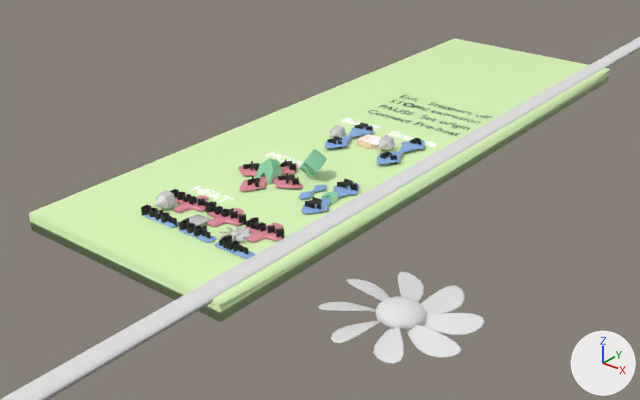
The Blender file resources/gui_UI.blend: old version first, new version second.
Rendered twice from a 50 mm camera at (60.2, -66.3, 40.6) aimed at (0.2, 8.6, -5.9). Lighting does not change. The marker at lower right points along +X, +Y and +Z. Text is drawn in Blender's own font.

Script lines for the objects in view, before the commit:
```python
ob_plane_003 = bpy.data.objects.new('Plane.003', me_plane_004)
ob_plane_003.location = (26.16, -13.0, -0.97)
ob_text_014 = bpy.data.objects.new('Text.014', txt_text_015)
ob_text_014.location = (0.07, 17.1, -0.03)
ob_text_014.scale = (1.91, 1.91, 1.91)
ob_text_015 = bpy.data.objects.new('Text.015', txt_text_016)
ob_text_015.location = (0.07, 11.41, -0.03)
ob_text_015.scale = (1.91, 1.91, 1.91)
ob_text_016 = bpy.data.objects.new('Text.016', txt_text_017)
ob_text_016.location = (7.77, 17.1, -0.03)
ob_text_016.scale = (1.91, 1.91, 1.91)
ob_text_017 = bpy.data.objects.new('Text.017', txt_text_018)
ob_text_017.location = (7.77, 11.41, -0.03)
ob_text_017.scale = (1.91, 1.91, 1.91)
ob_text_018 = bpy.data.objects.new('Text.018', txt_text_019)
ob_text_018.location = (8.76, 2.31, -0.03)
ob_text_018.scale = (1.91, 1.91, 1.91)
ob_text_019 = bpy.data.objects.new('Text.019', txt_text_020)
ob_text_019.location = (8.76, -3.39, -0.03)
ob_text_019.scale = (1.91, 1.91, 1.91)
ob_text_020 = bpy.data.objects.new('Text.020', txt_text_021)
ob_text_020.location = (0.25, 2.31, -0.03)
ob_text_020.scale = (1.91, 1.91, 1.91)
ob_text_021 = bpy.data.objects.new('Text.021', txt_text_022)
ob_text_021.location = (0.25, -3.39, -0.03)
ob_text_021.scale = (1.91, 1.91, 1.91)
# also in view: 'Cube.009' at (11.7, 0.3, -0.1); 'Sphere' at (26.2, -13.0, -0.4); 'Cube.001' at (0.0, 20.1, -1.1)
```
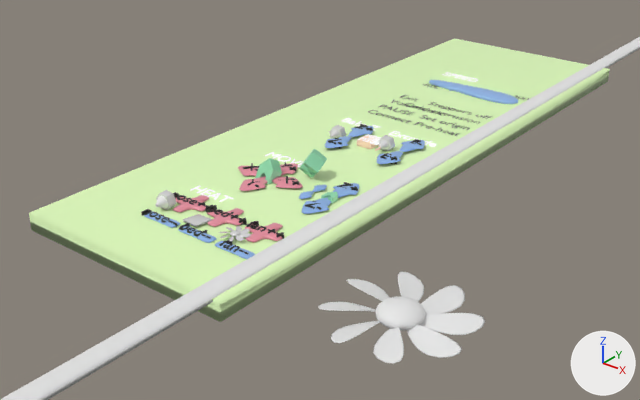
Patch to the scene script:
```diff
--- a/resources/gui_UI.blend.py
+++ b/resources/gui_UI.blend.py
@@ txt_text_012 @@
+txt_text_012 = bpy.data.curves.new('Text.012', 'FONT')
+txt_text_012.body = 'SPEED'
+txt_text_012.materials.append(mat_material_003)  # white #ffffff
+txt_text_012.bevel_resolution = 0
+txt_text_012.extrude = 0.09
+txt_text_012.bevel_depth = 0.003
+txt_text_012.size = 2.454
@@ ob_text_014 @@
 ob_text_014 = bpy.data.objects.new('Text.014', txt_text_015)
-ob_text_014.location = (0.07, 17.1, -0.03)
+ob_text_014.location = (0.07, 17.1, -0.25)
 ob_text_014.scale = (1.91, 1.91, 1.91)
@@ ob_text_015 @@
 ob_text_015 = bpy.data.objects.new('Text.015', txt_text_016)
-ob_text_015.location = (0.07, 11.41, -0.03)
+ob_text_015.location = (0.07, 11.41, -0.25)
 ob_text_015.scale = (1.91, 1.91, 1.91)
@@ ob_text_016 @@
 ob_text_016 = bpy.data.objects.new('Text.016', txt_text_017)
-ob_text_016.location = (7.77, 17.1, -0.03)
+ob_text_016.location = (7.77, 17.1, -0.25)
 ob_text_016.scale = (1.91, 1.91, 1.91)
@@ ob_text_017 @@
 ob_text_017 = bpy.data.objects.new('Text.017', txt_text_018)
-ob_text_017.location = (7.77, 11.41, -0.03)
+ob_text_017.location = (7.77, 11.41, -0.25)
 ob_text_017.scale = (1.91, 1.91, 1.91)
@@ ob_text_018 @@
 ob_text_018 = bpy.data.objects.new('Text.018', txt_text_019)
-ob_text_018.location = (8.76, 2.31, -0.03)
+ob_text_018.location = (8.76, 2.31, -0.44)
 ob_text_018.scale = (1.91, 1.91, 1.91)
@@ ob_text_019 @@
 ob_text_019 = bpy.data.objects.new('Text.019', txt_text_020)
-ob_text_019.location = (8.76, -3.39, -0.03)
+ob_text_019.location = (8.76, -3.39, -0.44)
 ob_text_019.scale = (1.91, 1.91, 1.91)
@@ ob_text_020 @@
 ob_text_020 = bpy.data.objects.new('Text.020', txt_text_021)
-ob_text_020.location = (0.25, 2.31, -0.03)
+ob_text_020.location = (0.25, 2.31, -0.44)
 ob_text_020.scale = (1.91, 1.91, 1.91)
@@ ob_text_021 @@
 ob_text_021 = bpy.data.objects.new('Text.021', txt_text_022)
-ob_text_021.location = (0.25, -3.39, -0.03)
+ob_text_021.location = (0.25, -3.39, -0.44)
 ob_text_021.scale = (1.91, 1.91, 1.91)
@@ ob_text_022 @@
 ob_text_022 = bpy.data.objects.new('Text.022', txt_text_023)
-ob_text_022.location = (-2.55, -0.46, -0.03)
+ob_text_022.location = (-2.55, -0.46, -0.35)
 ob_text_022.scale = (1.91, 1.91, 1.91)
@@ ob_text_023 @@
 ob_text_023 = bpy.data.objects.new('Text.023', txt_text_024)
-ob_text_023.location = (2.91, -0.46, -0.03)
+ob_text_023.location = (2.91, -0.46, -0.44)
 ob_text_023.scale = (1.91, 1.91, 1.91)
@@ ob_text_024 @@
 ob_text_024 = bpy.data.objects.new('Text.024', txt_text_025)
-ob_text_024.location = (-1.87, -10.49, -0.03)
+ob_text_024.location = (-1.87, -10.49, -0.44)
 ob_text_024.scale = (1.91, 1.91, 1.91)
@@ ob_text_025 @@
 ob_text_025 = bpy.data.objects.new('Text.025', txt_text_026)
-ob_text_025.location = (-1.81, -14.83, -0.03)
+ob_text_025.location = (-1.81, -14.83, -0.55)
 ob_text_025.scale = (1.91, 1.91, 1.91)
@@ ob_text_026 @@
 ob_text_026 = bpy.data.objects.new('Text.026', txt_text_027)
-ob_text_026.location = (3.17, -10.49, -0.03)
+ob_text_026.location = (3.17, -10.49, -0.44)
 ob_text_026.scale = (1.91, 1.91, 1.91)
@@ ob_text_027 @@
 ob_text_027 = bpy.data.objects.new('Text.027', txt_text_028)
-ob_text_027.location = (3.23, -14.83, -0.03)
+ob_text_027.location = (3.23, -14.83, -0.55)
 ob_text_027.scale = (1.91, 1.91, 1.91)
@@ ob_text_028 @@
 ob_text_028 = bpy.data.objects.new('Text.028', txt_text_029)
-ob_text_028.location = (8.4, -10.49, -0.03)
+ob_text_028.location = (8.4, -10.49, -0.44)
 ob_text_028.scale = (1.91, 1.91, 1.91)
@@ ob_text_029 @@
 ob_text_029 = bpy.data.objects.new('Text.029', txt_text_030)
-ob_text_029.location = (8.46, -14.83, -0.03)
+ob_text_029.location = (8.46, -14.83, -0.55)
 ob_text_029.scale = (1.91, 1.91, 1.91)
@@ ob_text_030 @@
+ob_text_030 = bpy.data.objects.new('Text.030', txt_text_012)
+ob_text_030.location = (-4.79, 43.62, -0.06)
+ob_text_030.scale = (0.864, 0.864, 0.864)
@@ ob_plane_005 @@
+ob_plane_005 = bpy.data.objects.new('Plane.005', me_plane_001)  # 20 vertices, 18 faces; spans x -1.0..1.0, y -2.53..2.53, z 0.0..0.66; in mat_axis_z (blue #8ab2e7); modifiers SUBSURF
+ob_plane_005.location = (2.92, 39.41, -0.06)
+ob_plane_005.scale = (7.36, 1.0, 1.0)
```

Where the change shows, as pixel boxes [x1, y1, x2, y2] in the pictures (640 x 400 px):
'Plane.005', added (blue)
    after: [429, 80, 518, 104]
'Text.026', moved
    before: [206, 202, 246, 225]
    after: [207, 205, 247, 225]
'Text.025', moved
    before: [141, 204, 177, 227]
    after: [141, 209, 177, 227]
'Text.027', moved
    before: [179, 218, 211, 239]
    after: [179, 223, 211, 239]
'Text.028', moved
    before: [246, 217, 284, 239]
    after: [246, 221, 284, 239]
'Text.024', moved
    before: [170, 189, 213, 212]
    after: [173, 192, 213, 212]
'Text.029', moved
    before: [219, 235, 249, 254]
    after: [219, 240, 249, 254]
'Text.018', moved
    before: [337, 179, 358, 191]
    after: [337, 182, 358, 191]
'Text.019', moved
    before: [305, 197, 322, 210]
    after: [305, 200, 321, 210]
'Text.023', moved
    before: [278, 173, 299, 185]
    after: [286, 176, 299, 185]
'Text.017', moved
    before: [380, 151, 397, 164]
    after: [380, 153, 397, 164]
'Text.020', moved
    before: [280, 159, 296, 173]
    after: [281, 162, 296, 173]
'Text.022', moved
    before: [243, 161, 260, 171]
    after: [243, 163, 259, 171]
'Text.030', added
    after: [442, 72, 478, 82]
'Text.021', moved
    before: [247, 176, 260, 190]
    after: [247, 179, 259, 190]
'Text.014', moved
    before: [354, 122, 372, 135]
    after: [354, 124, 372, 135]
'Text.015', moved
    before: [328, 136, 342, 148]
    after: [328, 138, 342, 148]
'Text.016', moved
    before: [410, 138, 422, 145]
    after: [410, 139, 422, 145]
